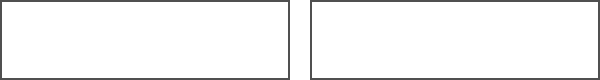
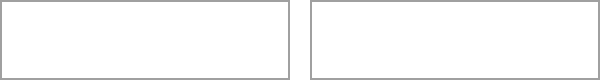
The second 600×80 image is a revision of the first. Changes to its layers:
painted on "Input 1" over left=0, top=0, right=290, bottom=80
painted on "Input 2" over left=310, top=0, right=600, bottom=80
